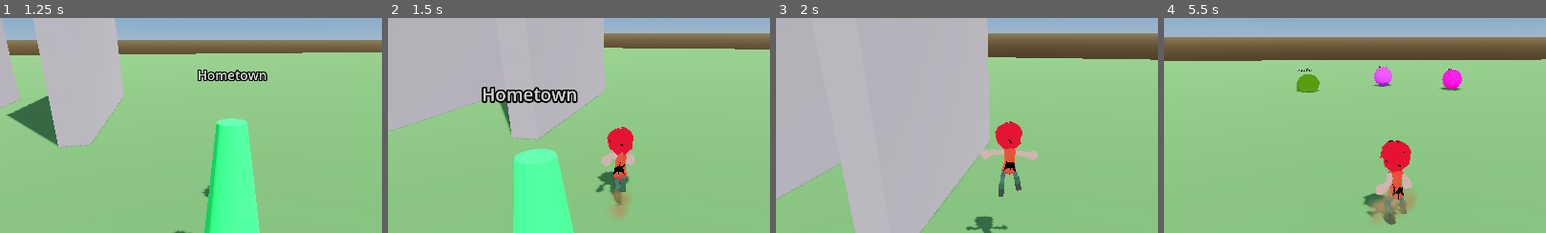
Above: before the commit, frames 1-4 (left to right).
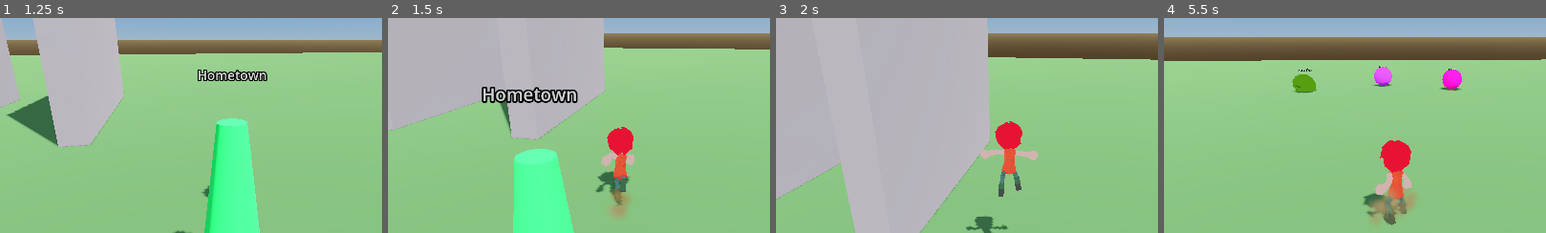
Above: after the commit, the same moments.

Repository: doggoanim/Krits
Game: Godot game, scene res://main.tscn
Two runs of this game, one before a commit and one after it. Both use one fixed random seed, a clock stepped at 60 frames per second and the inputs below.
Inputs (mouse positions are % of the whole screen's width and height, from its top left):
- Up to frame 1 (1.25 s): tap Enter at 0.5 s; move the mouse to (55, 50) at 0.52 s; hold W (move_forward) from 0.53 s (still down); hold Ctrl (crouch_pound) from 0.53 s (still down); tap Space (jump) at 0.77 s
- Up to frame 2 (1.5 s): keep holding W (move_forward); move the mouse to (45, 50) at 1.27 s; release Ctrl (crouch_pound) at 1.28 s; tap E (interact) at 1.35 s
- Up to frame 3 (2 s): keep holding W (move_forward); tap Space (jump) at 1.52 s
- Up to frame 4 (5.5 s): keep holding W (move_forward); move the mouse to (52, 48) at 2.02 s; hold Shift (roll_dive) 2.03-2.78 s; move the mouse to (49, 52) at 2.77 s; tap Ctrl (crouch_pound) at 2.85 s; tap Space (jump) at 3.02, 3.77, 4.52 s; move the mouse to (57, 51) at 3.52 s; tap E (interact) at 3.6 s; move the mouse to (42, 49) at 4.27 s; tap Shift (roll_dive) at 4.35 s; move the mouse to (51, 50) at 5.02 s; hold Ctrl (crouch_pound) from 5.03 s (still down)
The pictures show only the part of the screen within x 20-70%, y 20-70%; the shares and areas given below are measured in that part.

Frame 1 is identical in both runs. In frame 2, less than 0.1% of the frame differs, in the area x 58-62%, y 56-73%; in frame 3, less than 0.1%; in frame 4, 0.3%, in the area x 33-63%, y 26-85%.

Commit message:
Remove the cel-shade outline; fix the slime facing backward
1. Outline off everywhere: PlayerVisual.outline_enabled defaults to false,
   EnemyVisual's OUTLINE_THICKNESS_RATIO is 0, and the CelOutline.apply
   calls on the plain procedural-sphere enemies (Spinner/Piercer, and the
   overworld placeholder) are removed. CelOutline itself is untouched, so
   flipping it back on later (per-model or globally) is a one-line change.

2. The slime model faces backward relative to its movement, same Blender-
   vs-Godot -Z-forward mismatch the player model had. Added
   EnemyData.model_facing_offset (defaults to PI, same fix as
   PlayerVisual.MODEL_FACING_OFFSET) and applied it in EnemyVisual.setup()
   before fitting/shading, so any future animated enemy model can tune it
   per-export instead of needing a code change.

Diff:
--- a/combat/enemy.gd
+++ b/combat/enemy.gd
@@ -49,7 +49,6 @@
 		_mat.specular_mode = BaseMaterial3D.SPECULAR_DISABLED
 		_mesh.material_override = _mat
 		add_child(_mesh)
-		CelOutline.apply(_mesh, data.size * 0.08)
 		label_height = 1.4 * data.size
 	_label = Label3D.new()
 	_label.position.y = label_height
--- a/combat/enemy_data.gd
+++ b/combat/enemy_data.gd
@@ -17,6 +17,11 @@
 @export_group("Model")
 @export var model: PackedScene
 @export var model_height := 1.4      ## target world-space height when a model is set
+## Blender's glTF export doesn't always agree with Godot's -Z-forward
+## convention, so an enemy can end up visually facing backward relative to
+## its movement direction — same issue PlayerVisual had, same fix: a
+## 180-degree turn. Set to 0.0 if a particular model's export already faces -Z.
+@export var model_facing_offset := PI
 @export var anim_idle: StringName = &"Idle"
 @export var anim_move: StringName = &"Moving"
 @export var anim_death: StringName = &"Death"
--- a/combat/enemy_visual.gd
+++ b/combat/enemy_visual.gd
@@ -6,7 +6,7 @@
 ## a target height, cel-shaded, outlined — so an animated enemy reads as
 ## part of the same cast as the player, not a different art style bolted on.
 
-const OUTLINE_THICKNESS_RATIO := 0.012
+const OUTLINE_THICKNESS_RATIO := 0.0   ## outline removed; raise above 0 to bring it back
 
 var _anim: AnimationPlayer
 var _model: Node3D
@@ -26,6 +26,7 @@
 	_anim_death = data.anim_death
 	_model = data.model.instantiate()
 	add_child(_model)
+	_model.rotation.y = data.model_facing_offset
 	_anim = _model.find_child("AnimationPlayer", true, false) as AnimationPlayer
 	var fit_box := ModelUtil.fit_height(_model, data.model_height)
 	var height := fit_box.size.y if fit_box.size.y > 0.001 else data.model_height
--- a/player/player_visual.gd
+++ b/player/player_visual.gd
@@ -47,7 +47,7 @@
 var _hold_t := 0.0       ## >0 while a one-off reaction pose must not be interrupted
 var _held_anim := &""    ## the anim play_hold() is currently protecting
 
-@export var outline_enabled := true
+@export var outline_enabled := false
 @export var outline_thickness_ratio := 0.011   ## outline thickness, as a fraction of the character's height
 @export var outline_color := Color.BLACK
 
--- a/world/world_enemy.gd
+++ b/world/world_enemy.gd
@@ -67,7 +67,6 @@
 		mat.specular_mode = BaseMaterial3D.SPECULAR_DISABLED
 		mi.material_override = mat
 		_visual.add_child(mi)
-		CelOutline.apply(mi, data.size * 0.08)
 		label_height = 1.4 * data.size
 	var lbl := Label3D.new()
 	lbl.text = data.display_name
